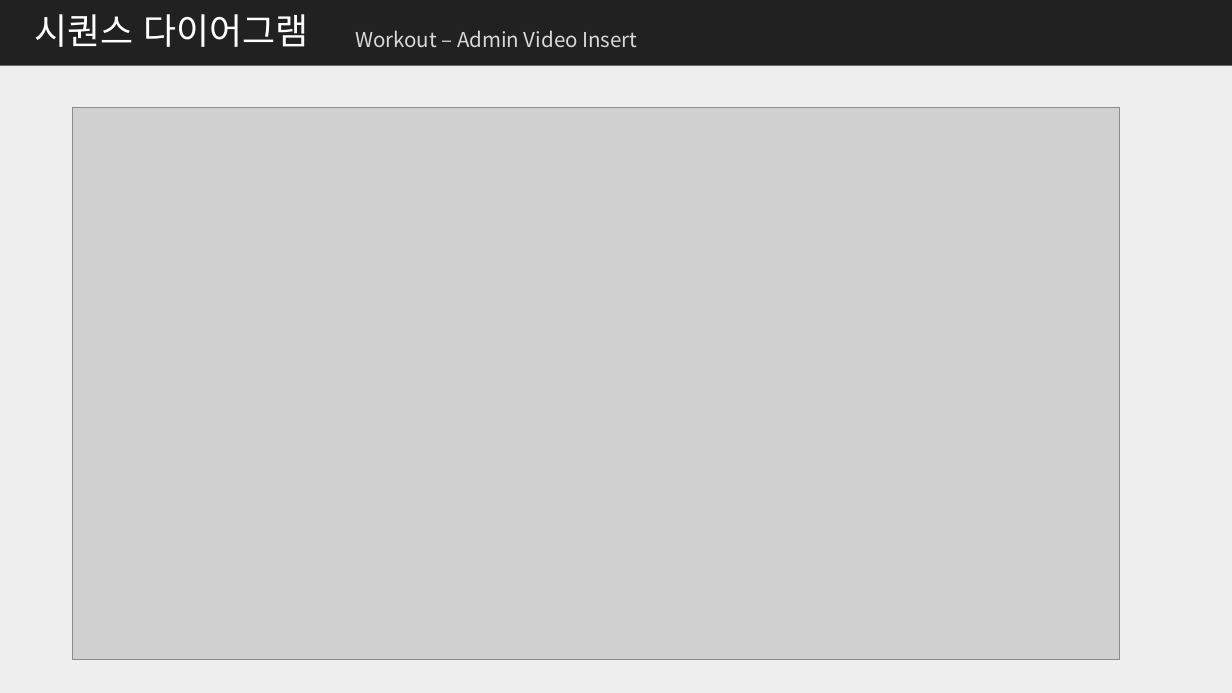
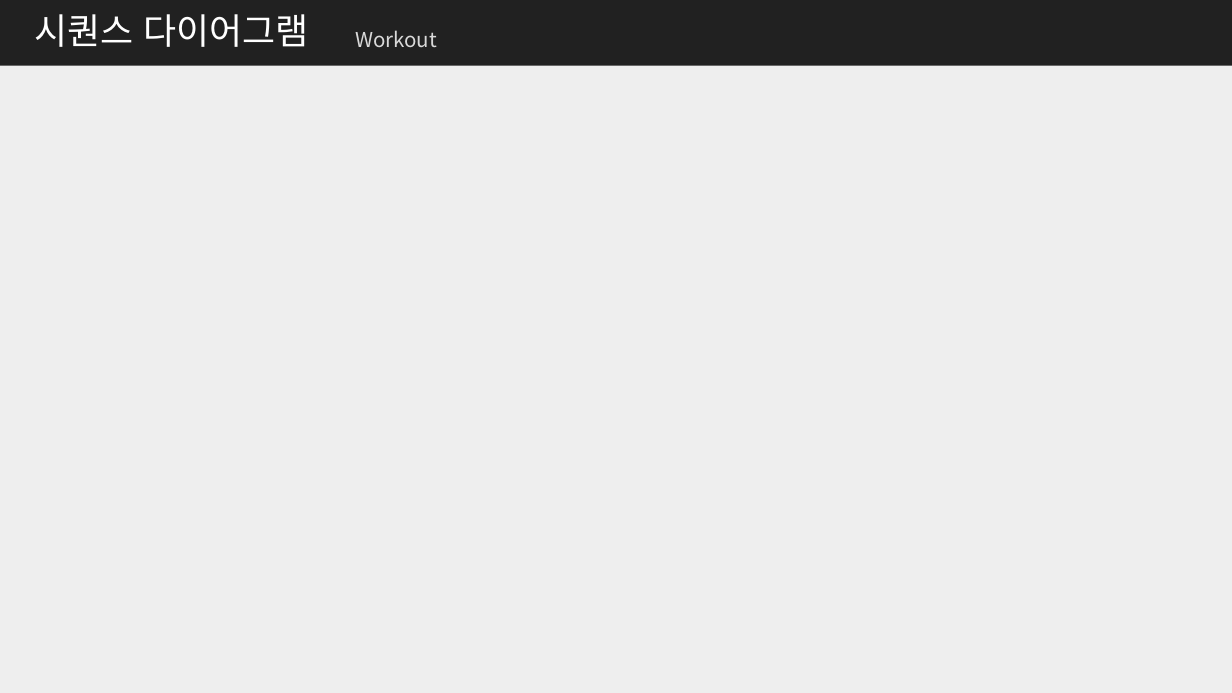
Before and after one commit to me0768/KHFinalProject, a slide deck: slide 37 of 보고서/클래스설계서_Final_Project.pptx (slide 38 before the commit). Drawn at 1232x693 pixels with LibreOffice and Linux fonts; fonts in the diff are those of the drawing; grey boxes stand for pictures. Boxes give left, top, right and bottom in pixels: in the first picture for what was removed or moved away, otherwise in the second. Text is boxed around its words. In the diff, an @@ line names an element or a change of style, - is before the commit and + after.

```diff
--- a/보고서/클래스설계서_Final_Project.pptx
+++ b/보고서/클래스설계서_Final_Project.pptx
@@ text at (355,30,437,47): text changed @@
-Workout – Admin Video Insert
+Workout
@@ picture removed at (72,107,1119,660) @@
```
Also in this commit, not shown: 14 other slides changed, 6 slides removed, 16 other files.
